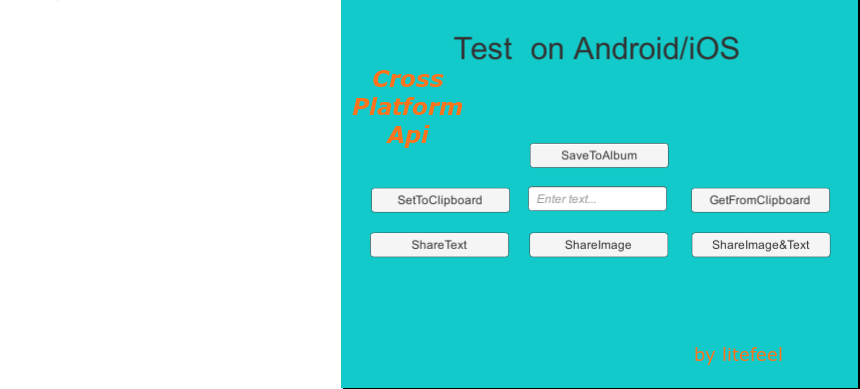
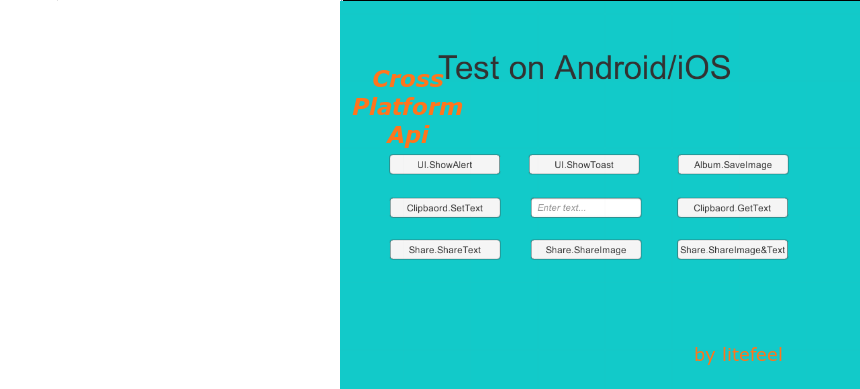
Layers edited between the first and the second w=860, h=389 image:
renamed "图层" to "被粘贴的图层 #1", painted on it over [340, 0, 860, 389]
